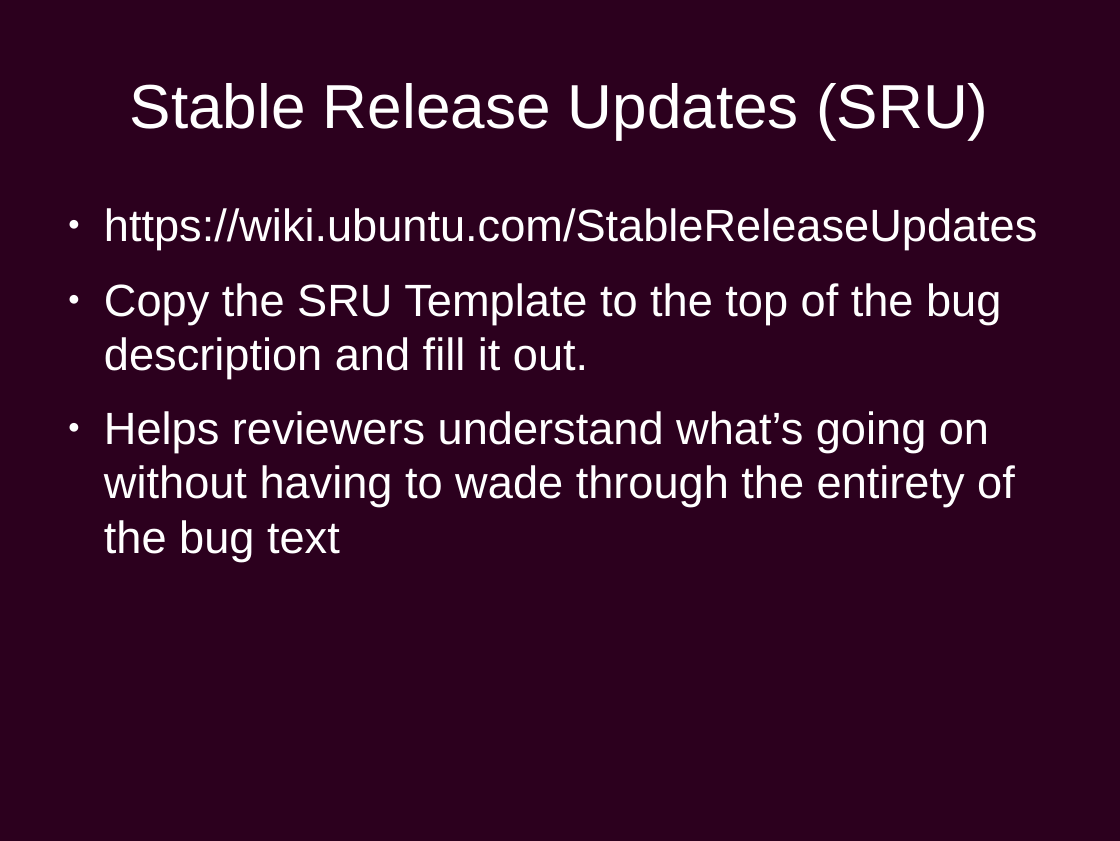
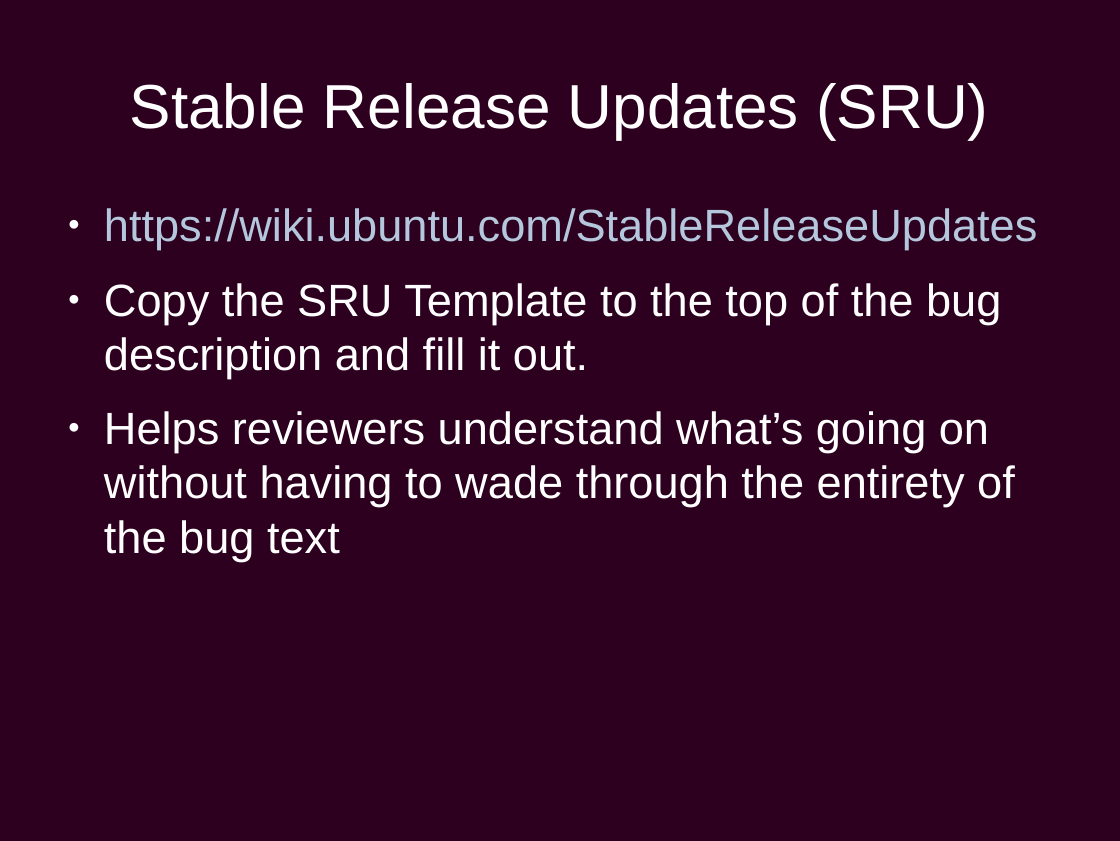
Before and after one commit to chiluk/presentations, a slide deck: slide 28 of Ubuntu Development.odp. Drawn at 1120x841 pixels with LibreOffice and Linux fonts; fonts in the diff are those of the drawing; background and template pictures are left out. Boxes give left, top, right and bottom in pixels: in the first picture for what was removed or moved away, otherwise in the second. Text is boxed around its words. In the diff, an @@ line names an element or a change of style, - is before the commit and + after.

Commit message:
Checking Ubuntu Primer as Delivered at Scale 17x

```diff
--- a/Ubuntu Development.odp
+++ b/Ubuntu Development.odp
@@ text at bbox=[104, 208, 1037, 250]: text colour #FFFFFF to #B4C7DC in "https://wiki.ubuntu.com/StableReleaseUpdates" @@
```
Also in this commit, not shown: 20 other slides changed, 1 other file.
